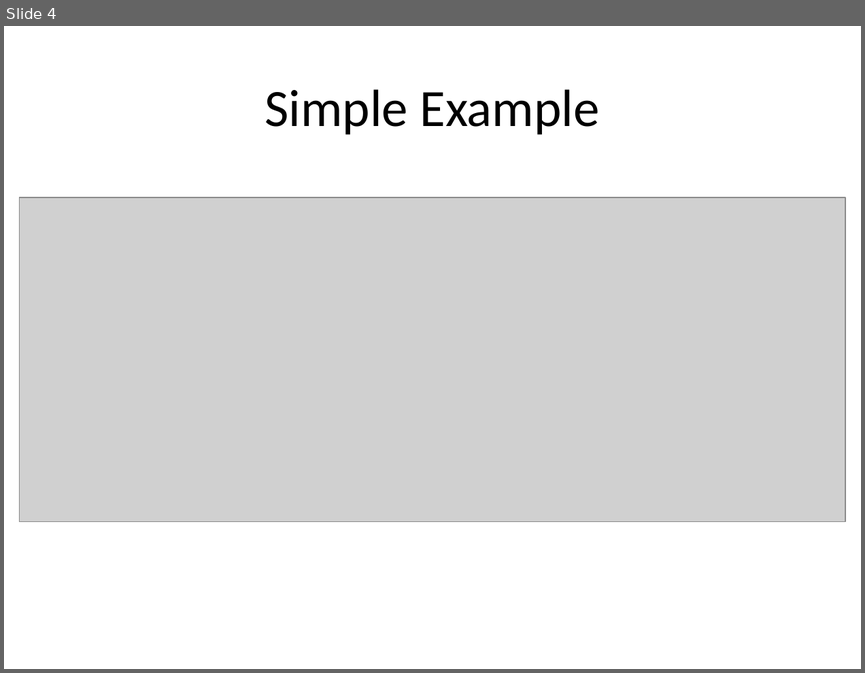
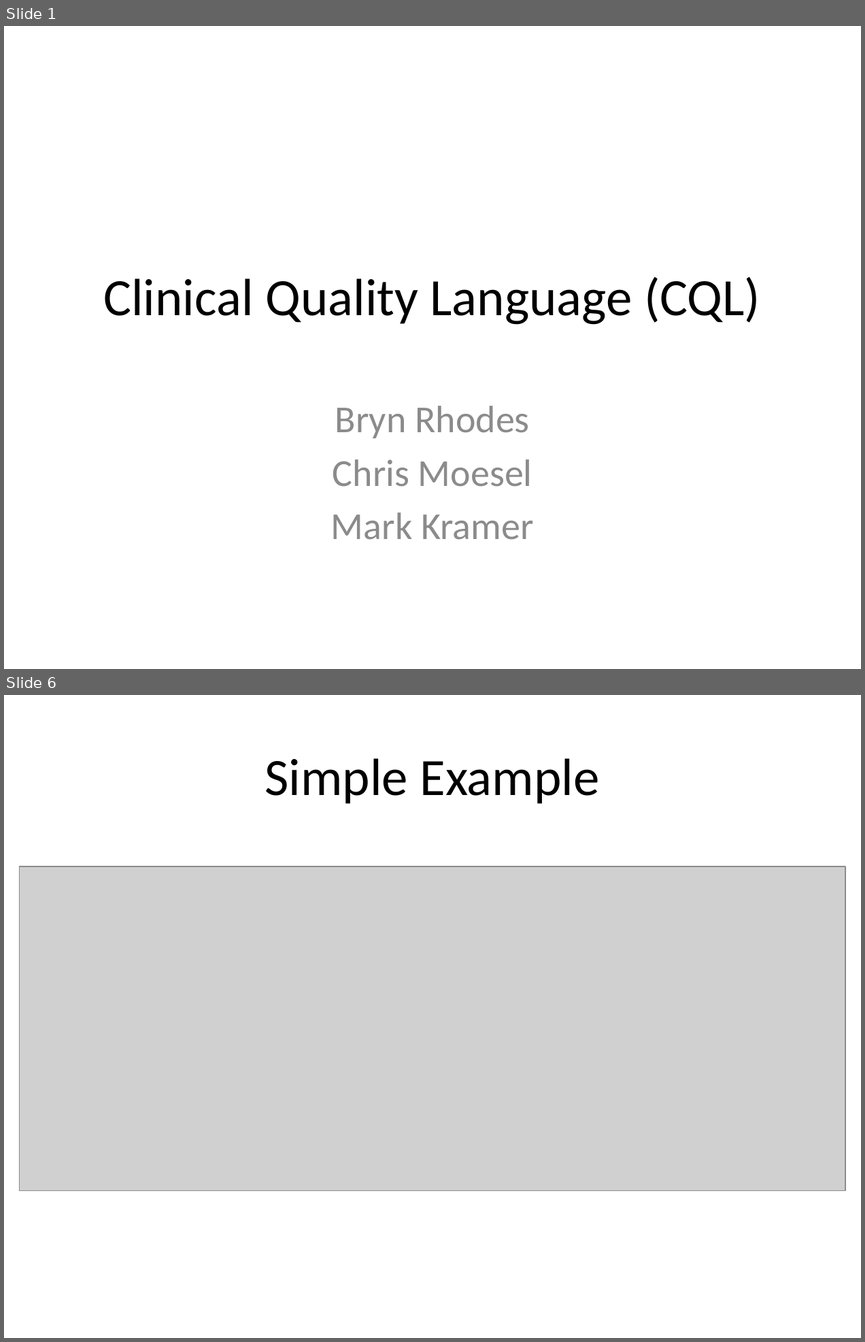
Before and after one commit to cqframework/OneModel, a slide deck: CQL/Documents/CQLUpdate_AllHands_20140604.pptx. Shown one above the other, each under a label of ours: slide 4 before the commit, slides 1 and 6 after it; the slides between them are not shown. The pictures are 865x673 and 865x1342 pixels, drawn with LibreOffice and Linux fonts; fonts in the diff are those of the drawing; grey boxes stand for pictures. Boxes give left, top, right and bottom in pixels: in the first picture for what was removed or moved away, otherwise in the second. Text is boxed around its words. In the diff, an @@ line names an element or a change of style, - is before the commit and + after.

```diff
--- a/CQL/Documents/CQLUpdate_AllHands_20140604.pptx
+++ b/CQL/Documents/CQLUpdate_AllHands_20140604.pptx
@@ slide 1 added at bbox=[4, 26, 861, 669], background #FFFFFF @@
@@ title added at bbox=[103, 277, 760, 325], 44 pt, text #000000 @@
+Clinical Quality Language (CQL)
@@ subtitle added at bbox=[331, 405, 534, 539], 32 pt, text #8C8C8C @@
+Bryn Rhodes
+Chris Moesel
+Mark Kramer
@@ what was slide 4 is now slide 6 @@
```
Also in this commit, not shown: 2 slides changed, 2 other slides added, 1 slide removed, 1 other file.
